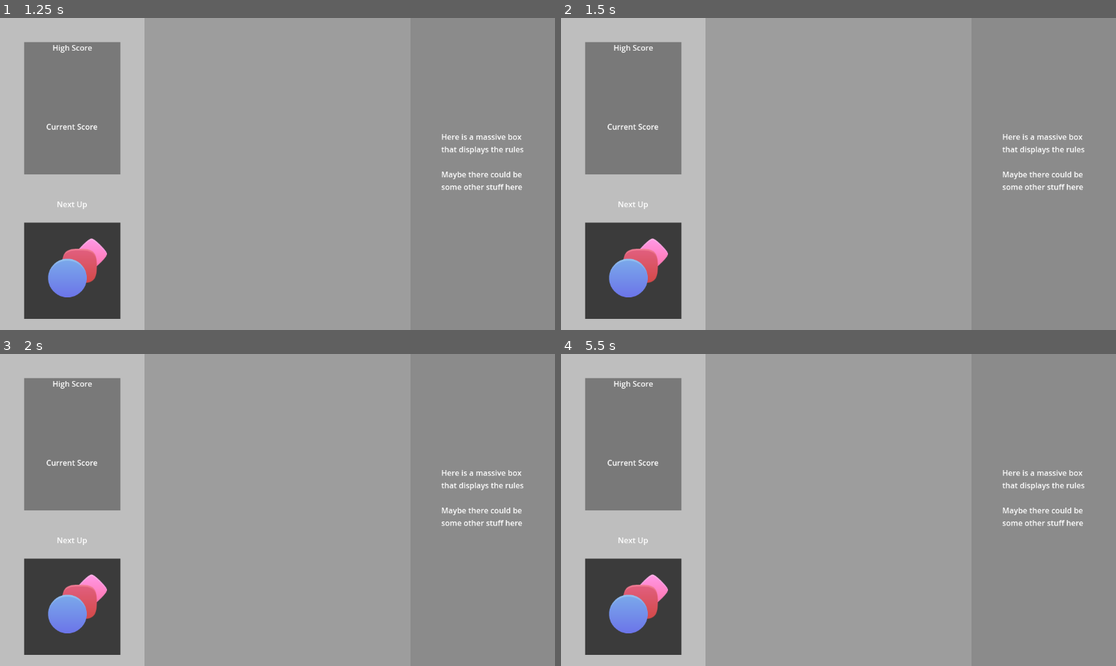
Above: before the commit, frames 1-4 (two rows, left to right).
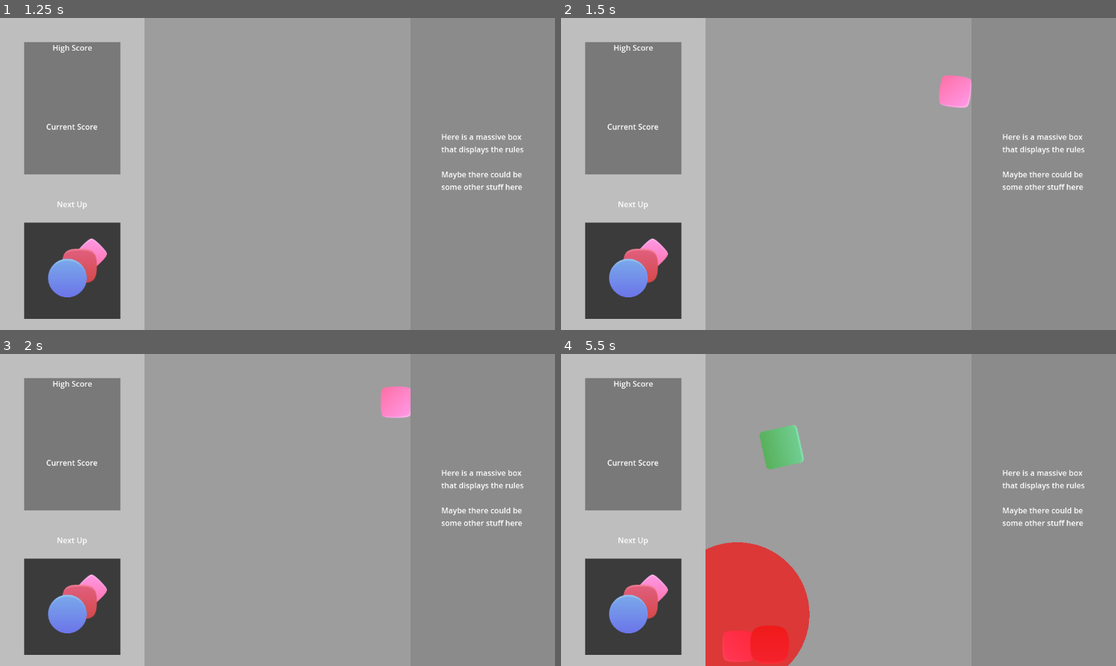
Above: after the commit, the same moments.

Repository: avidandy/CookieTower
Game: Godot game, scene res://Scenes/menu.tscn
Same seed, same stepped clock (60 frames per second), same inputs: the game is played once before the commit and once after it. Sound files missing from this copy of the repository are replaced by a short silence.
Inputs (mouse positions are in pixels of both pictures, inside the frame that each line leads up to):
- Up to frame 1 (1.25 s): click "Play" at 0.5 s
- Up to frame 2 (1.5 s): tap Enter at 1.25 s; move the mouse to (960, 158) at 1.27 s; press the mouse at (960, 158) at 1.28 s
- Up to frame 3 (2 s): no input
- Up to frame 4 (5.5 s): move the mouse to (727, 525) at 2.02 s; release the mouse at (727, 525) at 2.03 s; click (727, 525) at 2.1 s; move the mouse to (894, 441) at 2.77 s; press the mouse at (894, 441) at 2.78 s; move the mouse to (810, 572) at 3.52 s; release the mouse at (810, 572) at 3.53 s; click (810, 572) at 3.6 s; move the mouse to (1005, 556) at 4.27 s; press the mouse at (1005, 556) at 4.28 s; move the mouse to (672, 463) at 5.02 s; release the mouse at (672, 463) at 5.03 s; click (672, 463) at 5.1 s

Frame 1 is identical in both runs. In frame 2, 0.5% of the frame differs, in the area x 68-74%, y 18-29%; in frame 3, 0.5%; in frame 4, 7.4%, in the area x 26-45%, y 22-100%.
Error before the commit: Parse Error: Identifier "mouse_pos" not declared in the current scope. (res://Scripts/Manager.gd:88)

Commit message:
Cleaned up merge

Diff:
--- a/cookietower/Scripts/Manager.gd
+++ b/cookietower/Scripts/Manager.gd
@@ -78,12 +78,6 @@
 	objSpawned = true
 	picked_body.gravity_scale = 0.0
 
-func _on_body_entered(body):
-	print("Body entered detection area: ", body.name)
-	if body is RigidBody2D:
-		body.set_deferred("freeze", true)
-
-
 	mouse_body = StaticBody2D.new()
 	mouse_body.global_position = mouse_pos
 	add_child(mouse_body)
@@ -103,3 +97,8 @@
 		mouse_body.queue_free()
 		mouse_body = null
 	picked_body = null
+
+func _on_body_entered(body):
+	print("Body entered detection area: ", body.name)
+	if body is RigidBody2D:
+		body.set_deferred("freeze", true)
